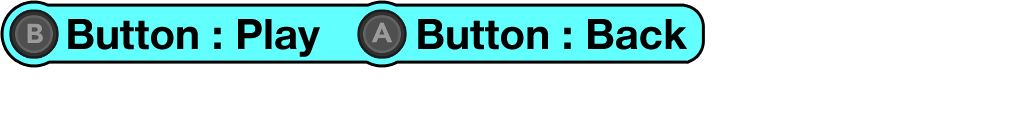
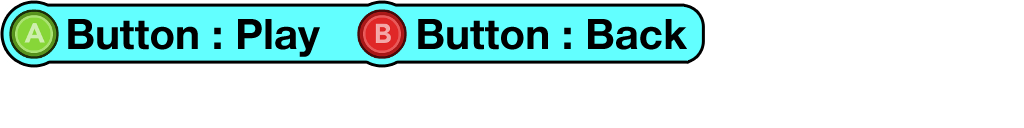
Layer changes from the first (1024, 128) image to the second:
showed group "Xbox 360" (2 layers) over (9, 9, 407, 59)
hid group "Switch" (2 layers) over (9, 9, 407, 59)
